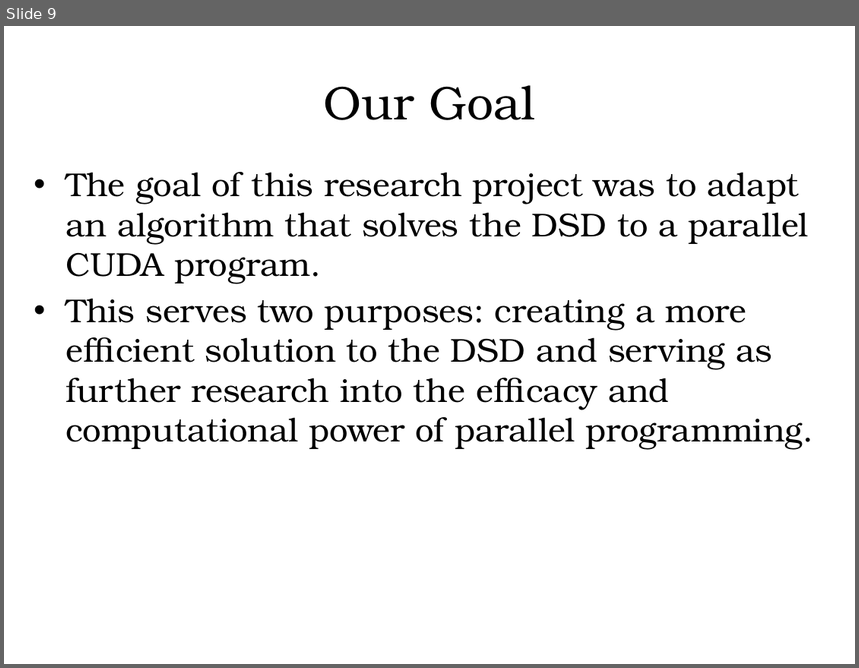
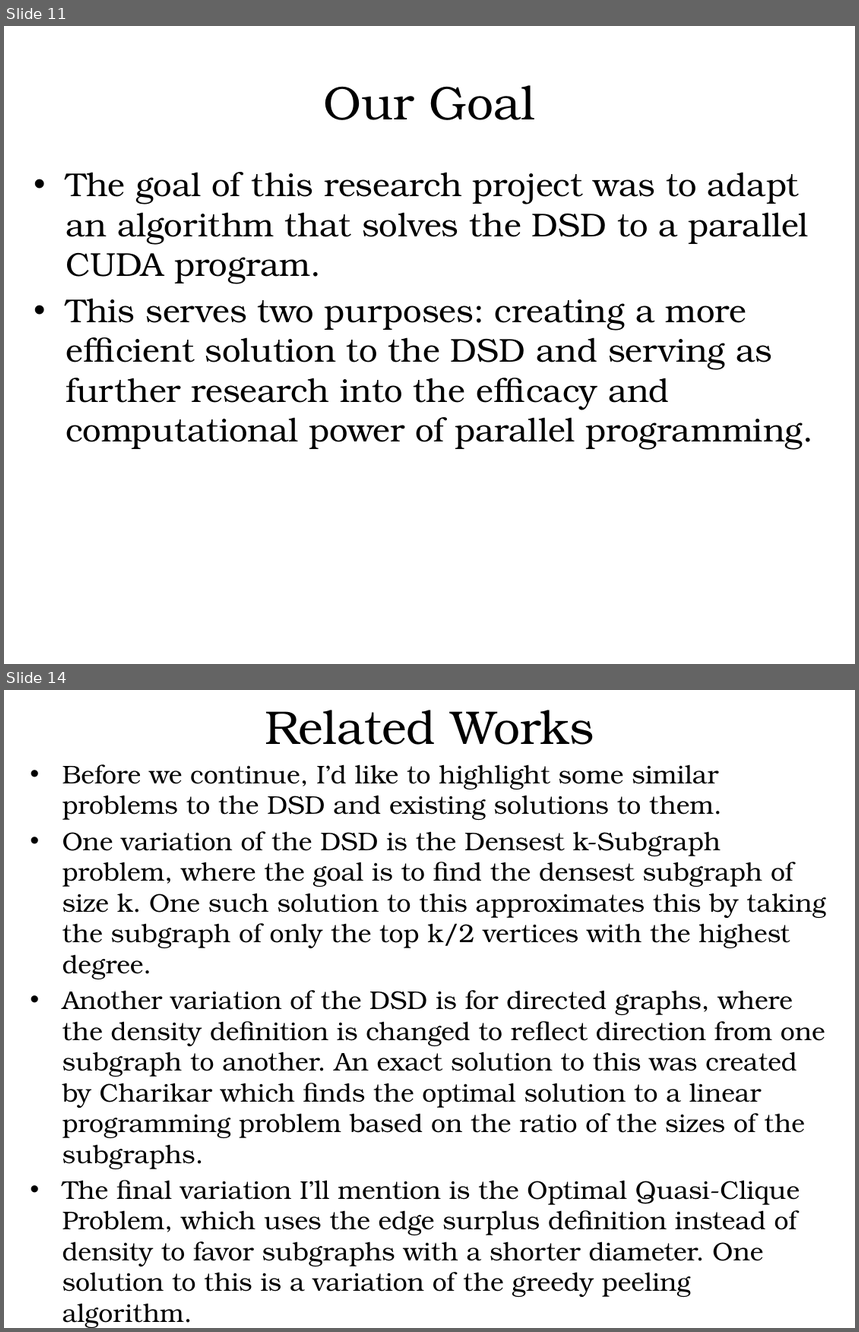
Before and after one commit to hgareau/DensestSubgraphDiscovery, a slide deck: Thesis Defense Presentation.pptx. Shown one above the other, each under a label of ours: slide 9 before the commit, slides 11 and 14 after it; the slides between them are not shown. The pictures are 859x668 and 859x1332 pixels, drawn with LibreOffice and Linux fonts; fonts in the diff are those of the drawing; background and template pictures are left out. Boxes give left, top, right and bottom in pixels: in the first picture for what was removed or moved away, otherwise in the second. Text is boxed around its words. In the diff, an @@ line names an element or a change of style, - is before the commit and + after.

```diff
--- a/Thesis Defense Presentation.pptx
+++ b/Thesis Defense Presentation.pptx
@@ slide 14 added at [4,690,855,1328], background #FFFFFF @@
@@ text added at [265,710,595,745], 40 pt, text #000000 @@
+Related Works
@@ text added at [63,764,826,1267], 21.7 pt, text #000000 @@
+• Before we continue, I’d like to highlight some similar problems to the DSD and existing solutions to them.
+• One variation of the DSD is the Densest k-Subgraph problem, where the goal is to find the densest subgraph of size k. One such solution to this approximates this by taking the subgraph of only the top k/2 vertices with the highest degree.
+• Another variation of the DSD is for directed graphs, where the density definition is changed to reflect direction from one subgraph to another. An exact solution to this was created by Charikar which finds the optimal solution to a linear programming problem based on the ratio of the sizes of the subgraphs.
+• The final variation I’ll mention is the Optimal Quasi-Clique Problem, which uses the edge surplus definition instead of density to favor subgraphs with a shorter diameter. One solution to this is a variation of the greedy peeling algorithm.
@@ what was slide 9 is now slide 11 @@
```
Also in this commit, not shown: 3 slides changed, 11 other slides added.
